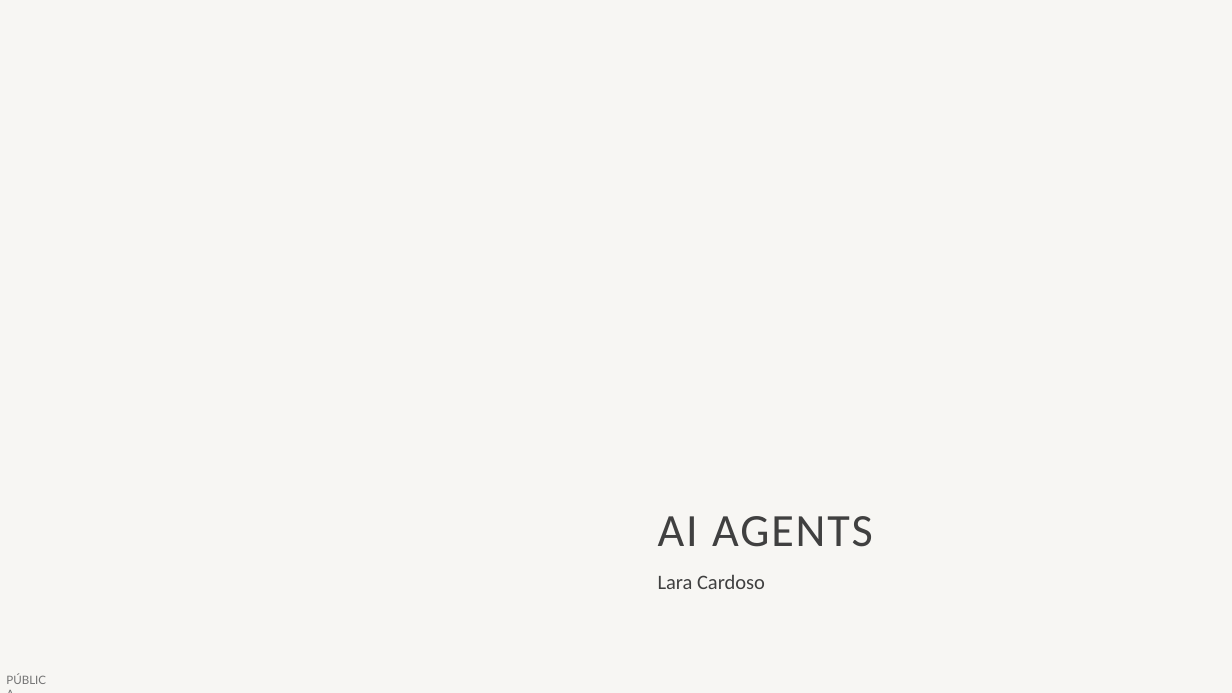
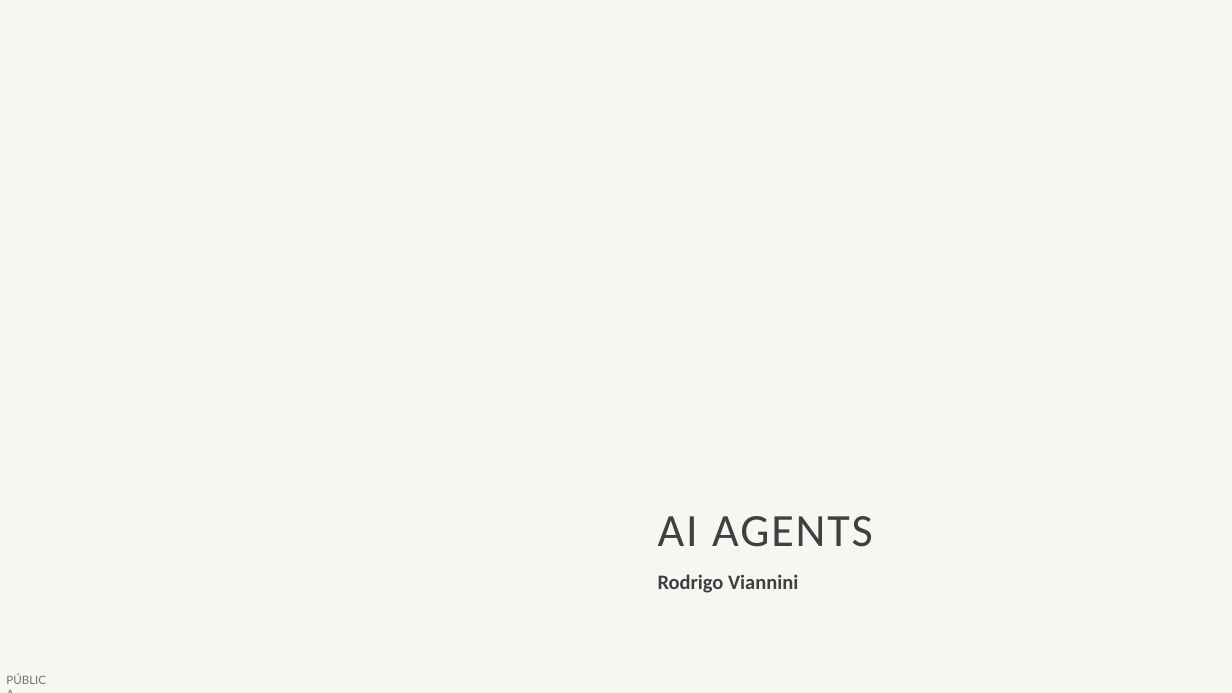
Before and after one commit to engenheirorodrigoviannini/ai-agents, a slide deck: slide 1 of AI-AGENTS.pptx. Drawn at 1232x693 pixels with LibreOffice and Linux fonts; fonts in the diff are those of the drawing; background and template pictures are left out. Boxes give left, top, right and bottom in pixels: in the first picture for what was removed or moved away, otherwise in the second. Text is boxed around its words. In the diff, an @@ line names an element or a change of style, - is before the commit and + after.

Commit message:
substituindo arquivo com erro no nome

```diff
--- a/AI-AGENTS.pptx
+++ b/AI-AGENTS.pptx
@@ subtitle at (658, 574, 798, 593): text changed; bold on @@
-Lara Cardoso
+Rodrigo Viannini
```
